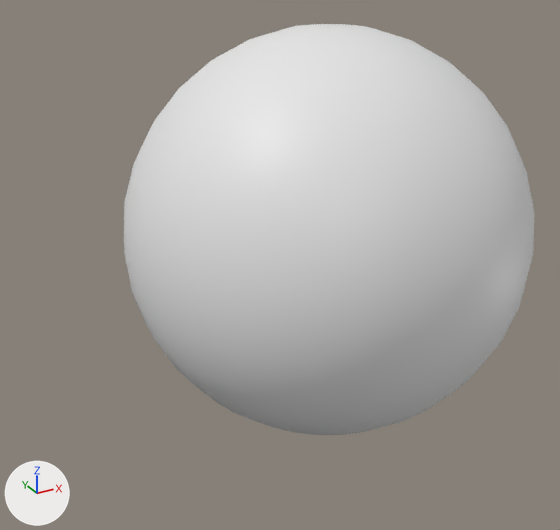
The Blender file Assets/Prefabs/Enemy/Drone/Drone2/Drone2Model.blend: old version first, new version second.
Both versions are drawn from a camera (50 mm lens) standing at (-1.96, -3.08, 1.41) and looking at (-0.26, 0.0, -0.12). The lights are fixed; the arrows at lower left show +X, +Y and +Z. The same objects are shown in both versions, whatever each file hides.

In view in the first picture: '球'.
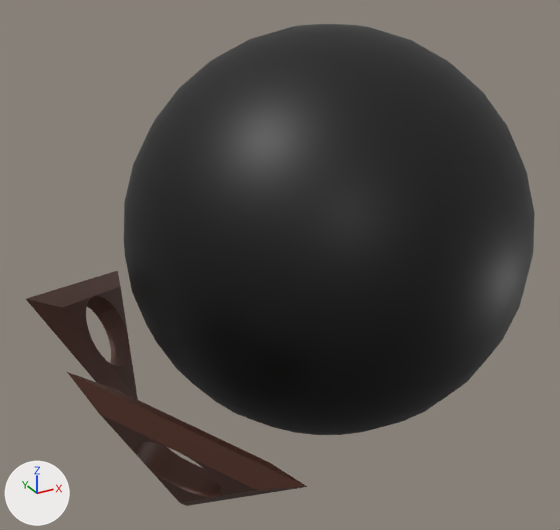
What differs and where, as boxes [x1, y1, x2, y2] in the pictures (560 x 530 px):
```json
{"object": "球", "change": "recoloured", "before": [124, 24, 535, 435], "after": [124, 24, 535, 435], "on screen": "white to black"}
{"object": "羽B", "change": "added", "after": [67, 372, 307, 506], "on screen": "brown"}
{"object": "羽A", "change": "added", "after": [26, 271, 138, 400]}
```

Edits to the scene script, one JSON object a line:
```json
{"op": "add", "block": "mat_マテリアル", "code": ["mat_マテリアル = principled_material('マテリアル')", "mat_マテリアル.base_color = (0.0, 0.0, 0.0)  # black #000000"]}
{"op": "add", "block": "mat_マテリアル_001", "code": ["mat_マテリアル_001 = principled_material('マテリアル.001')", "mat_マテリアル_001.base_color = (0.0829, 0.0284, 0.0158)  # brown #512f22"]}
{"block": "me_球", "where": "me_球.from_pydata(...)  # 482 vertices, 512 faces; spans x -1.0..1.0, y -1.0..1.0, z -1.0..1.0"}
{"op": "add", "block": "me_球", "code": "me_球.materials.append(mat_マテリアル)  # black #000000"}
{"op": "add", "block": "me_円_001", "code": ["me_円_001 = bpy.data.meshes.new('円.001')", "me_円_001.from_pydata(...)  # 135 vertices, 168 faces; spans x -0.87..0.87, y -0.5..1.0, z -0.1..0.1", "me_円_001.materials.append(mat_マテリアル_001)  # brown #512f22"]}
{"op": "add", "block": "ob_羽b", "code": ["ob_羽b = bpy.data.objects.new('羽B', me_円_001)", "ob_羽b.parent = ob_羽b_root", "ob_羽b.location = (0.0, 0.0, 0.0)", "ob_羽b.rotation_euler = (0.0, 0.0, 0.0698)  # degrees (0, 0, 4)", "ob_羽b.scale = (0.6, 0.6, 0.6)"]}
{"op": "add", "block": "ob_羽b_root", "code": ["ob_羽b_root = bpy.data.objects.new('羽B_Root', None)", "ob_羽b_root.parent = ob_羽_root", "ob_羽b_root.location = (0.0, -0.6, 1.2)", "ob_羽b_root.rotation_euler = (-2.618, 0.0, 0.0)  # degrees (-150, 0, 0)"]}
{"op": "add", "block": "ob_羽_root", "code": ["ob_羽_root = bpy.data.objects.new('羽_Root', None)", "ob_羽_root.parent = ob_プロペラ", "ob_羽_root.location = (0.0, 0.0, 0.0)", "ob_羽_root.rotation_euler = (0.0, 0.0, 0.00115)  # degrees (0, 0, 0.1)"]}
{"op": "add", "block": "ob_プロペラ", "code": ["ob_プロペラ = bpy.data.objects.new('プロペラ', None)", "ob_プロペラ.parent = ob_root", "ob_プロペラ.location = (0.0, 0.0, 0.0)", "ob_プロペラ.rotation_euler = (0.0, -2.094, 0.0)  # degrees (0, -120, 0)"]}
{"op": "add", "block": "ob_root", "code": ["ob_root = bpy.data.objects.new('Root', None)", "ob_root.location = (0.0, 0.0, 0.0)"]}
{"op": "add", "block": "ob_羽a", "code": ["ob_羽a = bpy.data.objects.new('羽A', me_円_001)", "ob_羽a.parent = ob_羽a_root", "ob_羽a.location = (0.0, 0.0, 0.0)", "ob_羽a.rotation_euler = (0.0, 0.0, 0.0698)  # degrees (0, 0, 4)", "ob_羽a.scale = (0.6, 0.6, 0.6)"]}
{"op": "add", "block": "ob_羽a_root", "code": ["ob_羽a_root = bpy.data.objects.new('羽A_Root', None)", "ob_羽a_root.parent = ob_羽_root", "ob_羽a_root.location = (0.0, 0.6, 1.2)", "ob_羽a_root.rotation_euler = (-0.524, 0.0, 0.0)  # degrees (-30, 0, 0)"]}
```
